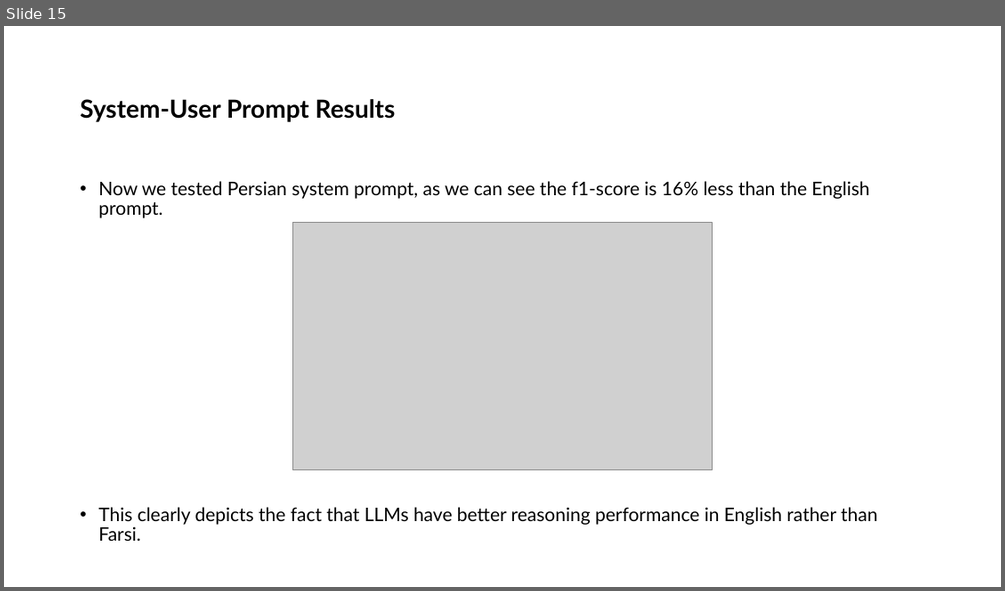
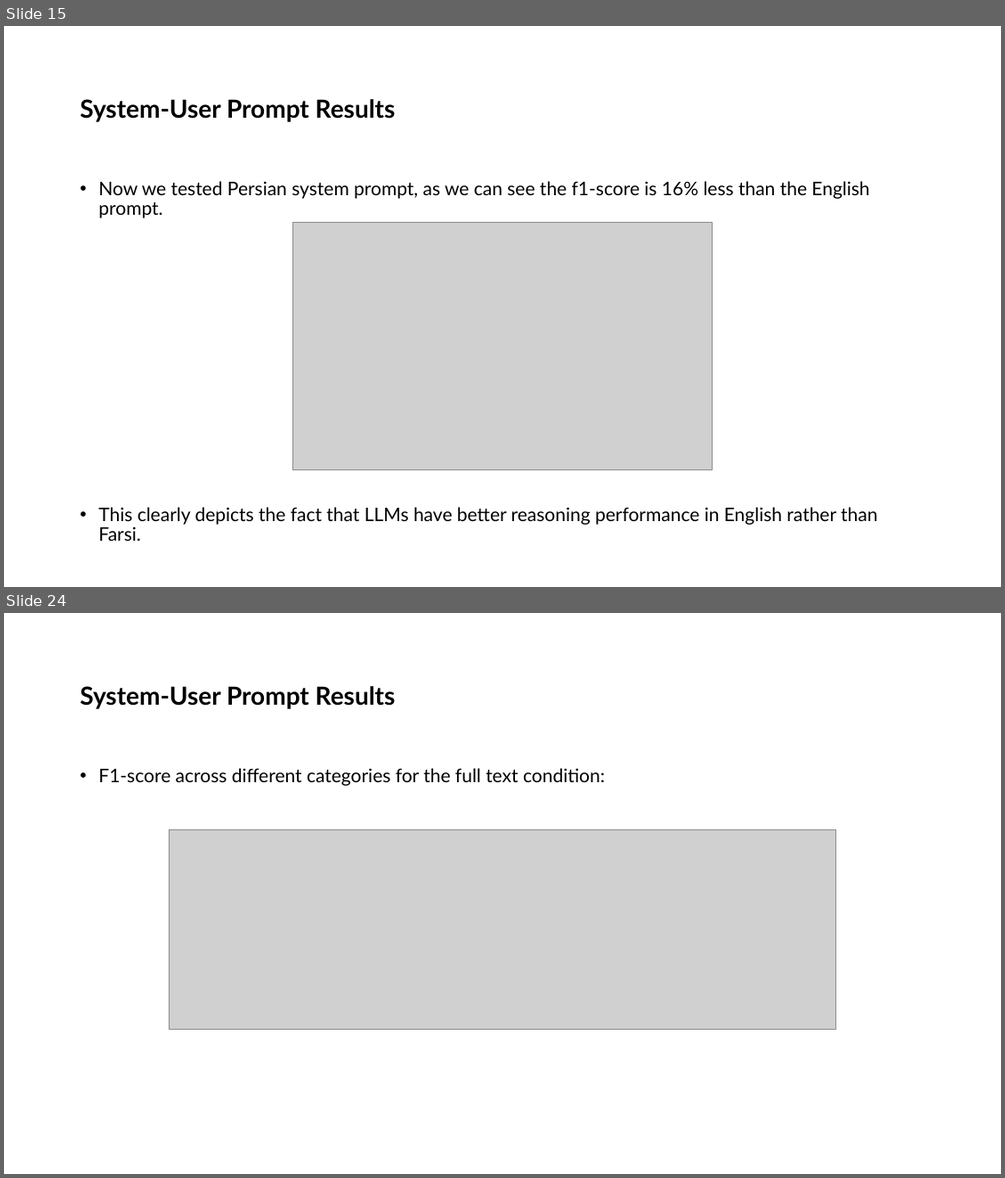
Before and after one commit to ShayanSalehi81/BachelorProject, a slide deck: Slides/System-User Prompt Design.pptx. Shown one above the other, each under a label of ours: slide 15 before the commit, slides 15 and 24 after it; the slides between them are not shown. The pictures are 1005x591 and 1005x1178 pixels, drawn with LibreOffice and Linux fonts; fonts in the diff are those of the drawing; grey boxes stand for pictures. Boxes give left, top, right and bottom in pixels: in the first picture for what was removed or moved away, otherwise in the second. Text is boxed around its words. In the diff, an @@ line names an element or a change of style, - is before the commit and + after.

```diff
--- a/Slides/System-User Prompt Design.pptx
+++ b/Slides/System-User Prompt Design.pptx
@@ slide 24 added at [4, 613, 1001, 1174], background #FFFFFF @@
@@ title added at [80, 686, 396, 709], 24 pt, text #000000, bold @@
+System-User Prompt Results
@@ text added at [98, 768, 605, 786], 18 pt, text #000000 @@
+• F1-score across different categories for the full text condition:
@@ picture added at [169, 830, 836, 1030] @@
```
Also in this commit, not shown: 8 other slides added, 1 other file.
